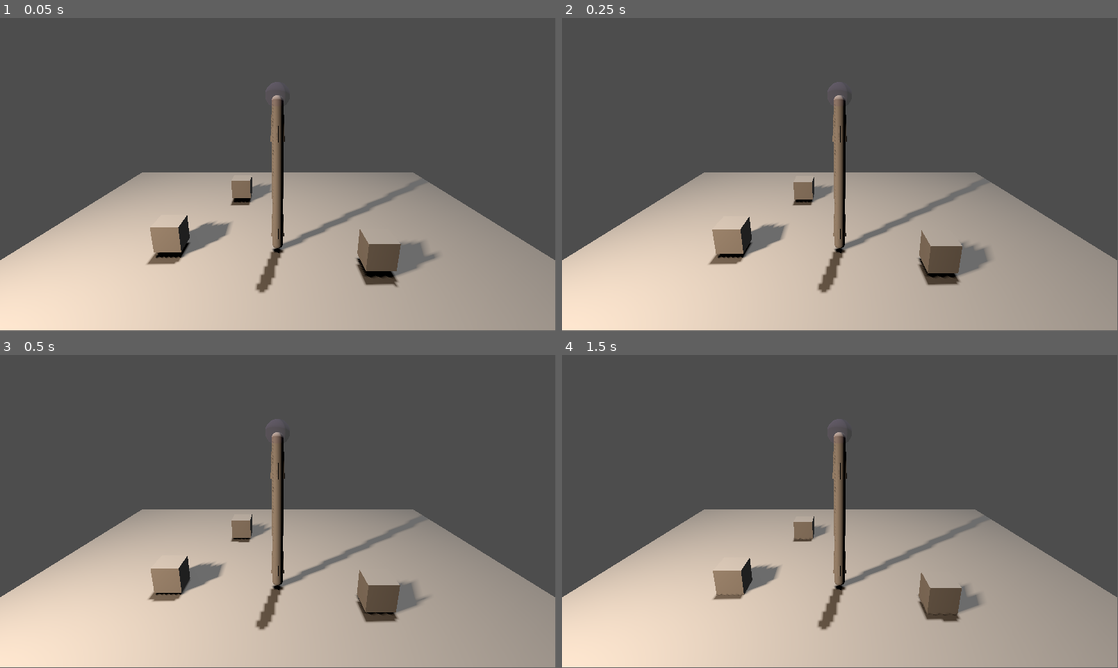
Above: before the commit, frames 1-4 (two rows, left to right).
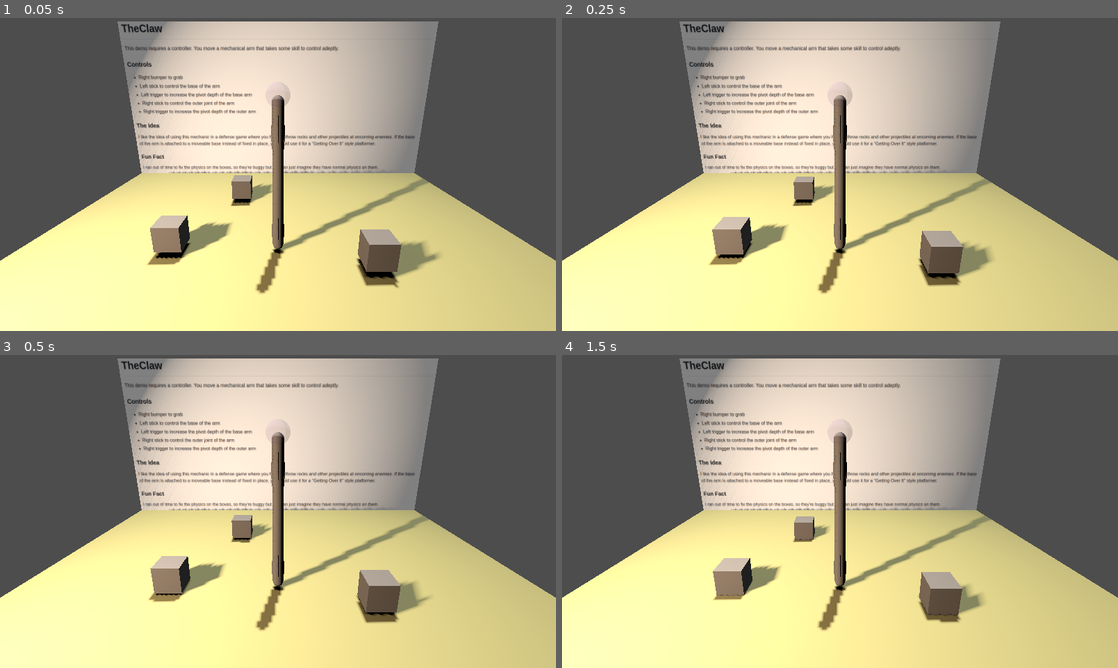
Above: after the commit, the same moments.

Repository: westonkelliher/GodotDemos
Game: Godot game, scene res://world.tscn
Two runs of this game, one before a commit and one after it. Both use one fixed random seed, a clock stepped at 60 frames per second and the inputs below.
Inputs:
- Up to frame 1 (0.05 s): no input
- Up to frame 2 (0.25 s): no input
- Up to frame 3 (0.5 s): no input
- Up to frame 4 (1.5 s): tap Enter at 1.25 s
The window is 799x449 before the commit and 800x450 after it. Grey fills any space a smaller window leaves; there, only what the larger window draws over its background counts as a difference.

The runs differ from the first frame. In frame 1, 66% of the frame differs, in the area x 0-100%, y 1-100%; in frame 2, 66%; in frame 3, 66%; in frame 4, 66%.

Commit message:
TheClaw: in-game readme

Diff:
--- a/TheClaw/project.godot
+++ b/TheClaw/project.godot
@@ -18,6 +18,11 @@
 [debug]
 
 gdscript/warnings/untyped_declaration=2
+
+[display]
+
+window/size/viewport_width=1600
+window/size/viewport_height=900
 
 [input]
 
--- a/TheClaw/world.tscn
+++ b/TheClaw/world.tscn
@@ -1,13 +1,28 @@
-[gd_scene load_steps=5 format=3 uid="uid://c67qniiml4s6b"]
+[gd_scene load_steps=9 format=3 uid="uid://c67qniiml4s6b"]
 
 [ext_resource type="PackedScene" uid="uid://bgbyacj7gv4na" path="res://arm.tscn" id="1_x2b7p"]
 [ext_resource type="PackedScene" uid="uid://mkq5dsq34ovi" path="res://box.tscn" id="2_smprg"]
+[ext_resource type="Texture2D" uid="uid://bfhcq5me0ake6" path="res://README.png" id="3_u8sy6"]
 
 [sub_resource type="BoxShape3D" id="BoxShape3D_qp8o8"]
 size = Vector3(10, 0.1, 10)
 
+[sub_resource type="StandardMaterial3D" id="StandardMaterial3D_rpnk4"]
+albedo_color = Color(0.722803, 0.730447, 0.520064, 1)
+
 [sub_resource type="BoxMesh" id="BoxMesh_vs7q4"]
+material = SubResource("StandardMaterial3D_rpnk4")
 size = Vector3(10, 0.1, 10)
+
+[sub_resource type="StandardMaterial3D" id="StandardMaterial3D_c5m0s"]
+albedo_texture = ExtResource("3_u8sy6")
+emission_enabled = true
+emission_energy_multiplier = 0.5
+emission_texture = ExtResource("3_u8sy6")
+
+[sub_resource type="QuadMesh" id="QuadMesh_4vjud"]
+material = SubResource("StandardMaterial3D_c5m0s")
+size = Vector2(10, 6)
 
 [node name="World" type="Node3D"]
 
@@ -48,3 +63,7 @@
 
 [node name="Box" parent="Boxes" instance=ExtResource("2_smprg")]
 transform = Transform3D(1, 0, 0, 0, 1, 0, 0, 0, 1, 1.68439, 0.423612, 0.536943)
+
+[node name="README" type="MeshInstance3D" parent="."]
+transform = Transform3D(1.2, 0, 0, 0, 1, 0, 0, 0, 1, 0, 2.39584, -6.87763)
+mesh = SubResource("QuadMesh_4vjud")
Binary file added: TheClaw/README.png
Not shown, added: TheClaw/README.png.import
